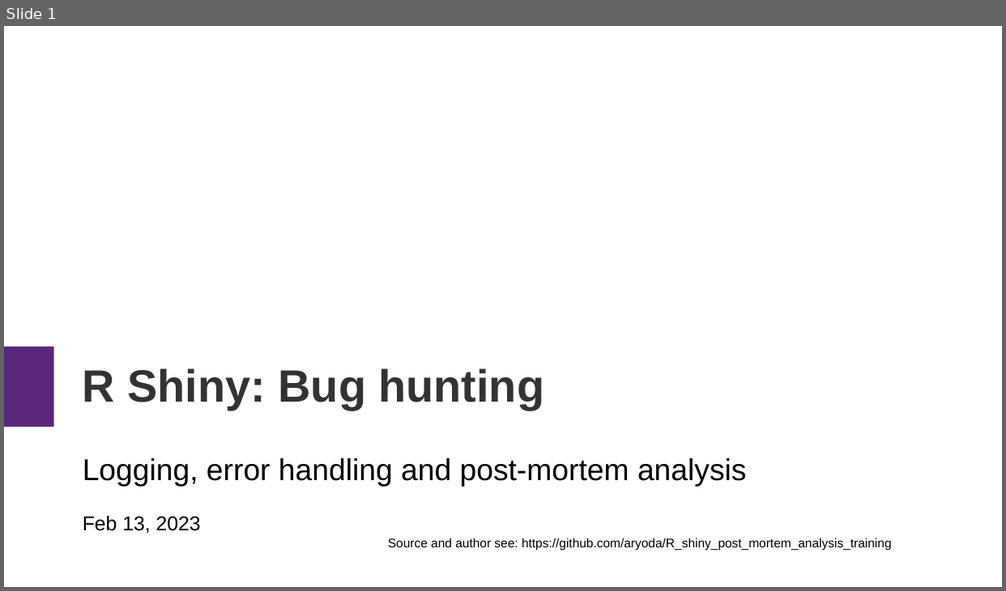
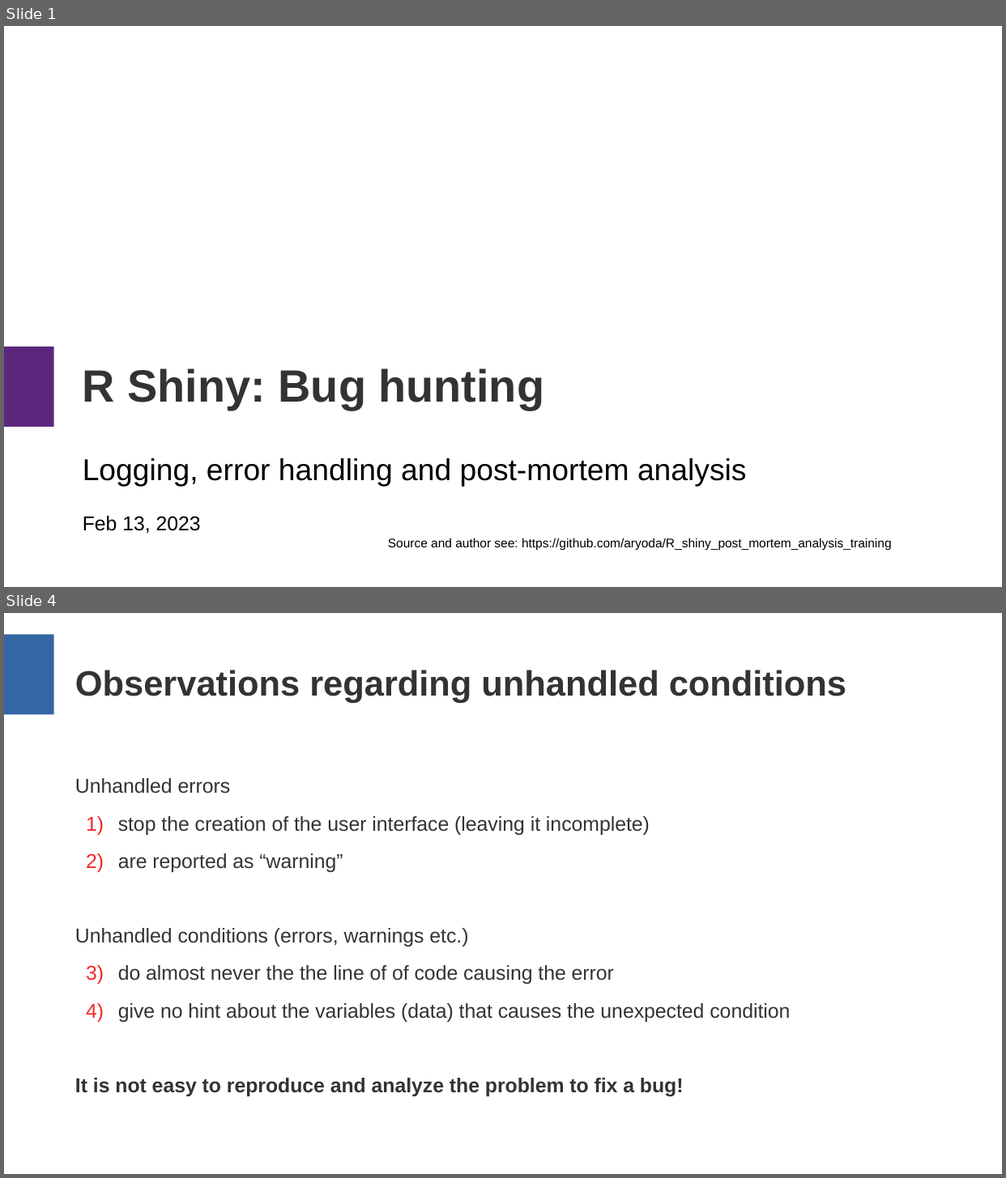
Before and after one commit to aryoda/R_shiny_post_mortem_analysis_training, a slide deck: Training slides.odp. Shown one above the other, each under a label of ours: slide 1 before the commit, slides 1 and 4 after it; the slides between them are not shown. The pictures are 1006x591 and 1006x1178 pixels, drawn with LibreOffice and Linux fonts; fonts in the diff are those of the drawing. Boxes give left, top, right and bottom in pixels: in the first picture for what was removed or moved away, otherwise in the second. Text is boxed around its words. In the diff, an @@ line names an element or a change of style, - is before the commit and + after.

```diff
--- a/Training slides.odp
+++ b/Training slides.odp
@@ slide 4 added at <box>4,613,1002,1174</box>, background #FFFFFF @@
@@ rectangle added at <box>4,635,53,715</box>, fill #3465A4 @@
@@ title added at <box>75,670,846,703</box>, 28 pt, text #333333, bold @@
+Observations regarding unhandled conditions
@@ text added at <box>75,778,790,1097</box>, 16 pt, text #333333 @@
+Unhandled errors
+1) stop the creation of the user interface (leaving it incomplete)
+2) are reported as “warning”
+Unhandled conditions (errors, warnings etc.)
+1) do almost never the the line of of code causing the error
+2) give no hint about the variables (data) that causes the unexpected condition
+It is not easy to reproduce and analyze the problem to fix a bug!
```
Also in this commit, not shown: 2 slides changed, 3 other slides added.
